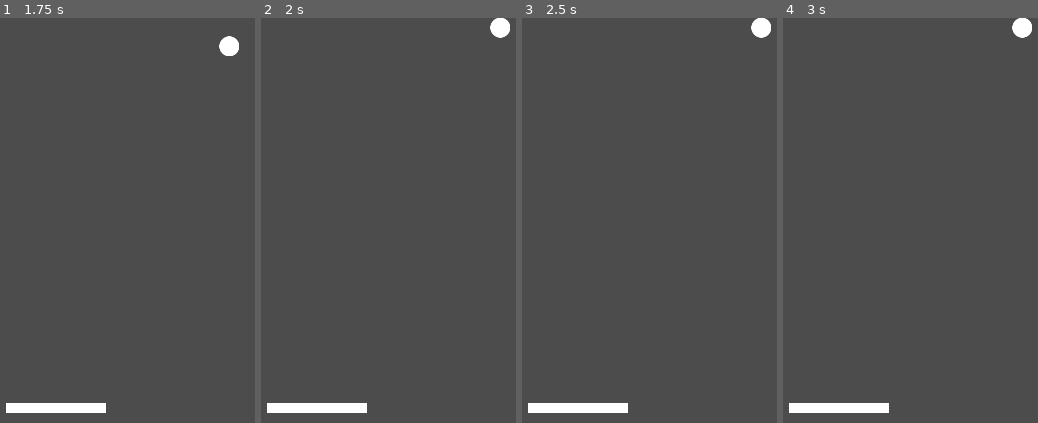
Above: before the commit, frames 1-4 (left to right).
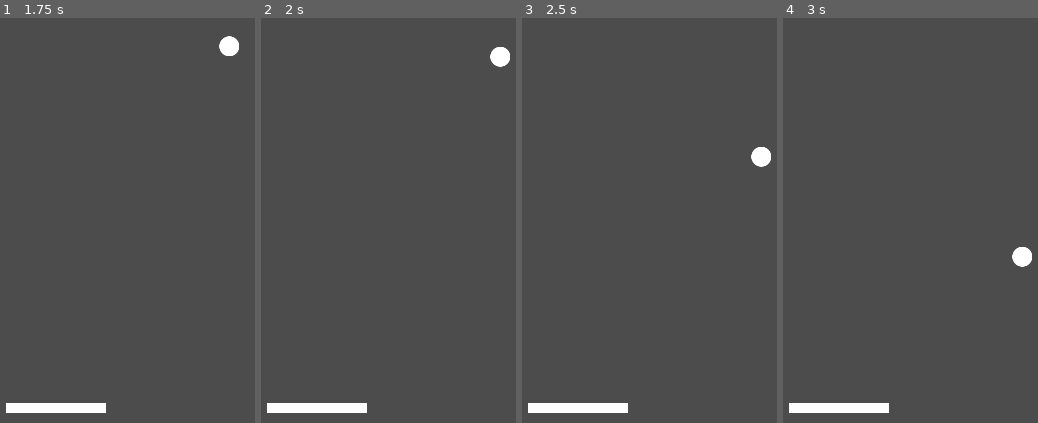
Above: after the commit, the same moments.

Repository: pentodel/MoveableBreakout
Game: Godot game, scene res://Scenes/1.tscn
Two runs of this game, one before a commit and one after it. Both use one fixed random seed, a clock stepped at 60 frames per second and the inputs below.
Inputs:
- Up to frame 1 (1.75 s): no input
- Up to frame 2 (2 s): no input
- Up to frame 3 (2.5 s): no input
- Up to frame 4 (3 s): no input

Frame 1 is identical in both runs. In frame 2, 0.6% of the frame differs, in the area x 89-98%, y 0-13%; in frame 3, 0.6%; in frame 4, 0.6%.

Commit message:
found bouncegit add .

Diff:
--- a/Scenes/1.tscn
+++ b/Scenes/1.tscn
@@ -1,10 +1,13 @@
-[gd_scene load_steps=5 format=2]
+[gd_scene load_steps=6 format=2]
 
 [ext_resource path="res://Sprites/paddle.png" type="Texture" id=1]
 [ext_resource path="res://Sprites/ball2.png" type="Texture" id=2]
 
 [sub_resource type="RectangleShape2D" id=1]
 extents = Vector2( 50.6231, 5.17191 )
+
+[sub_resource type="PhysicsMaterial" id=3]
+bounce = 1.0
 
 [sub_resource type="CircleShape2D" id=2]
 
@@ -27,6 +30,7 @@
 position = Vector2( 300, 375 )
 input_pickable = true
 mode = 2
+physics_material_override = SubResource( 3 )
 gravity_scale = 0.0
 linear_velocity = Vector2( 100, -200 )
 linear_damp = 0.0
